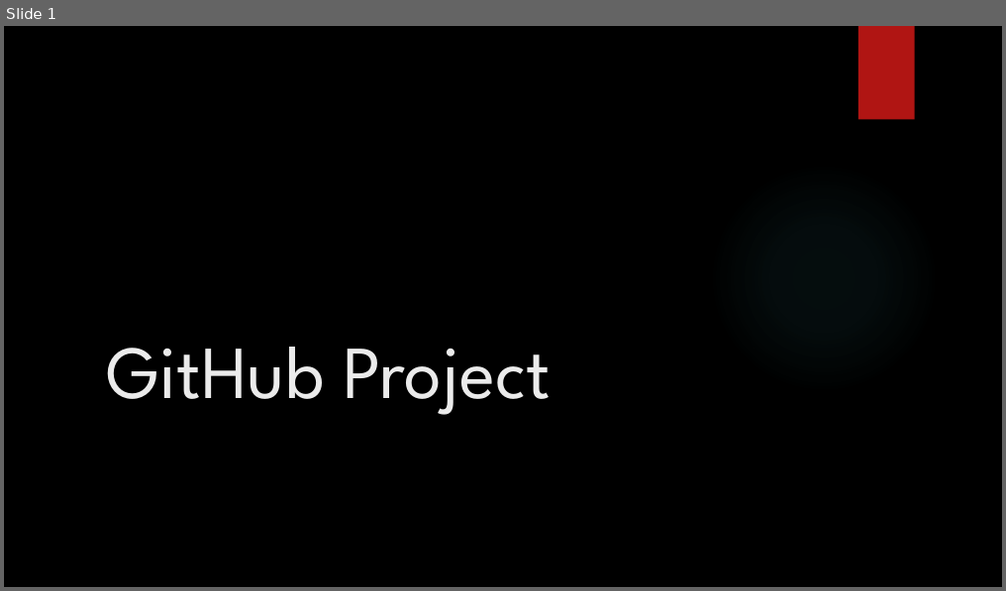
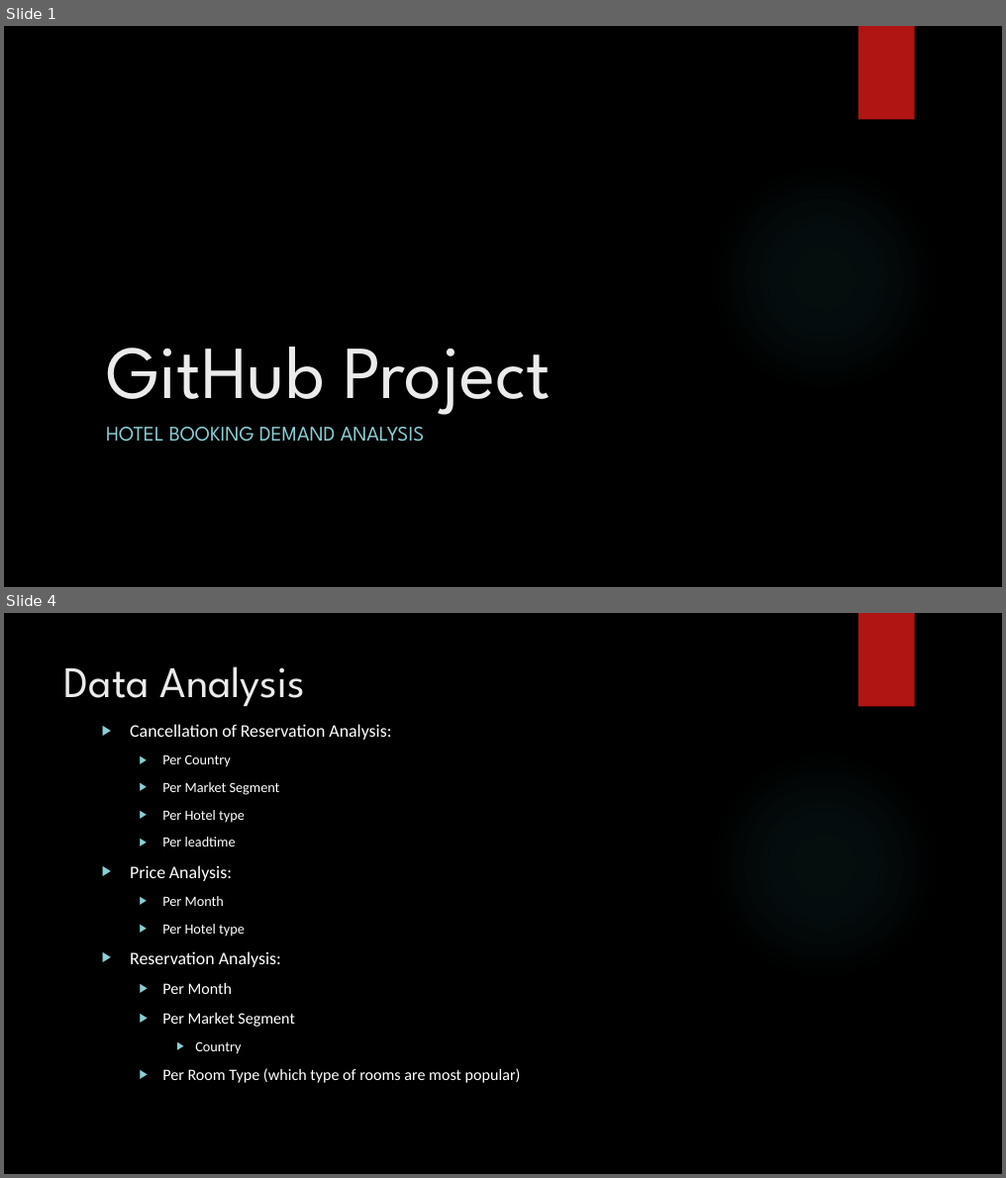
Before and after one commit to Konadrak/GitHub_Project_1a-Team_A, a slide deck: Presentation/GitHub Project Presentation.pptx. Shown one above the other, each under a label of ours: slide 1 before the commit, slides 1 and 4 after it; the slides between them are not shown. The pictures are 1006x591 and 1006x1178 pixels, drawn with LibreOffice and Linux fonts; fonts in the diff are those of the drawing; background and template pictures are left out. Boxes give left, top, right and bottom in pixels: in the first picture for what was removed or moved away, otherwise in the second. Text is boxed around its words. In the diff, an @@ line names an element or a change of style, - is before the commit and + after.

Commit message:
Analysis and Presentation

```diff
--- a/Presentation/GitHub Project Presentation.pptx
+++ b/Presentation/GitHub Project Presentation.pptx
@@ slide 4 added at (4,613,1002,1174), background picture (left out); not listed: 2 template elements that a slide beside it also shows @@
@@ title added at (64,666,305,706), 42 pt, text #EBEBEB @@
+Data Analysis
@@ text added at (130,724,521,1083), 13.6 pt, text #FFFFFF @@
+▶ Cancellation of Reservation Analysis:
+  ▶ Per Country
+  ▶ Per Market Segment
+  ▶ Per Hotel type
+  ▶ Per leadtime
+▶ Price Analysis:
+  ▶ Per Month
+  ▶ Per Hotel type
+▶ Reservation Analysis:
+  ▶ Per Month
+  ▶ Per Market Segment
+    ▶ Country
+  ▶ Per Room Type (which type of rooms are most popular)
@@ slide 1 changed as well @@
@@ subtitle added at (106,427,425,442), 20 pt, text #8AD0D6 @@
+HOTEL BOOKING DEMAND ANALYSIS
```
Also in this commit, not shown: 11 other slides added, 2 slides removed, 3 other files.
